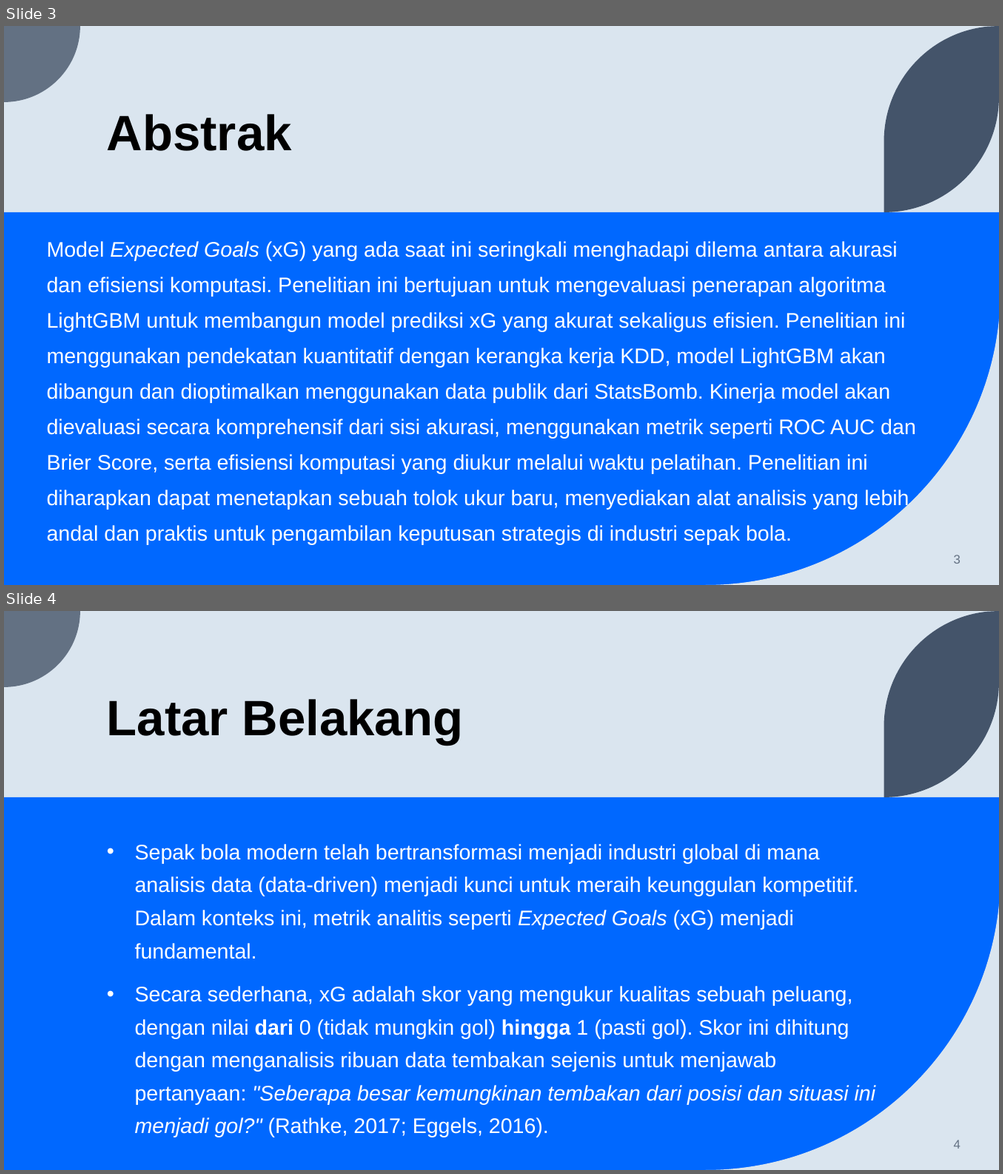
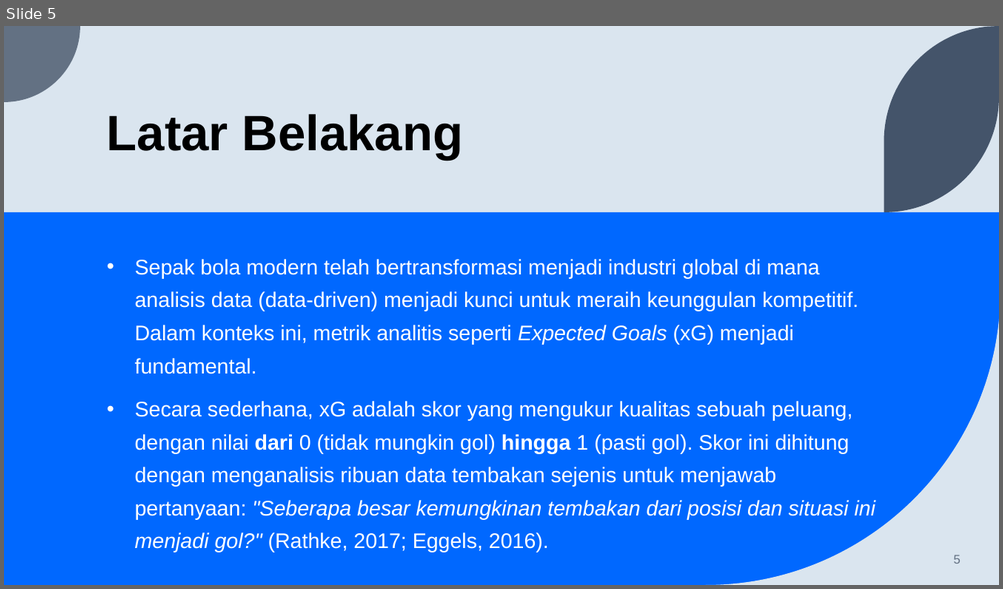
Before and after one commit to fadhilra101/skripsi, a slide deck: ppt/PPT SEMHAS.pptx. Shown one above the other, each under a label of ours: slides 3 and 4 before the commit, slide 5 after it. The pictures are 1003x1174 and 1003x589 pixels, drawn with LibreOffice and Linux fonts; fonts in the diff are those of the drawing. Boxes give left, top, right and bottom in pixels: in the first picture for what was removed or moved away, otherwise in the second. Text is boxed around its words. In the diff, an @@ line names an element or a change of style, - is before the commit and + after.

```diff
--- a/ppt/PPT SEMHAS.pptx
+++ b/ppt/PPT SEMHAS.pptx
@@ slide 3 removed at (x1=4, y1=26, x2=999, y2=585), background #DAE5EF; not listed: 4 template elements that a slide beside it also shows @@
@@ title removed at (x1=107, y1=114, x2=292, y2=151) @@
-Abstrak
@@ text removed at (x1=47, y1=241, x2=916, y2=545) @@
-Model Expected Goals (xG) yang ada saat ini seringkali menghadapi dilema antara akurasi dan efisiensi komputasi. Penelitian ini bertujuan untuk mengevaluasi penerapan algoritma LightGBM untuk membangun model prediksi xG yang akurat sekaligus efisien. Penelitian ini menggunakan pendekatan kuantitatif dengan kerangka kerja KDD, model LightGBM akan dibangun dan dioptimalkan menggunakan data publik dari StatsBomb. Kinerja model akan dievaluasi secara komprehensif dari sisi akurasi, menggunakan metrik seperti ROC AUC dan Brier Score, serta efisiensi komputasi yang diukur melalui waktu pelatihan. Penelitian ini diharapkan dapat menetapkan sebuah tolok ukur baru, menyediakan alat analisis yang lebih andal dan praktis untuk pengambilan keputusan strategis di industri sepak bola.
@@ page number removed at (x1=953, y1=555, x2=960, y2=564) @@
-3
@@ what was slide 4 is now slide 5 @@
@@ page number at (x1=953, y1=555, x2=960, y2=564): text changed @@
-4
+5
```
Also in this commit, not shown: 18 slides changed, 3 slides added, 10 other files.
